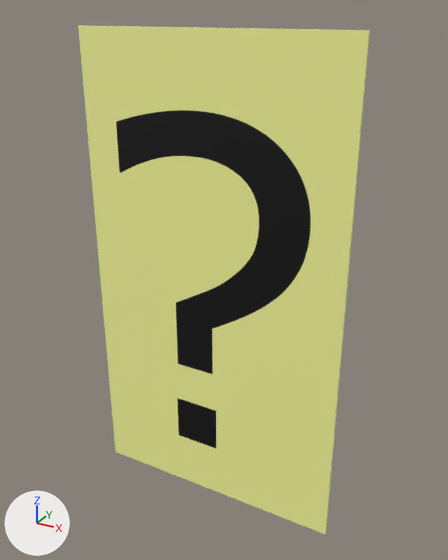
Renders of the FBX model tfg_hectorgarcia_escaperoom/Models/Pista1.fbx from each side of a commit.
Both versions are drawn from a 50 mm lens placed at (0.0919, -0.1577, 0.0849), pointed at (0.003, 0.0039, 0.0041). The lights are fixed; the arrows at lower left show +X, +Y and +Z. The first picture is the older version.
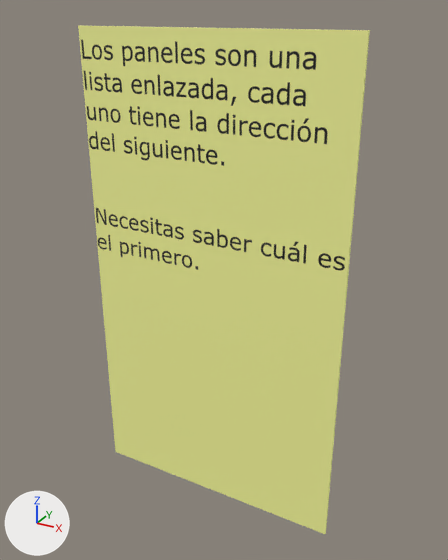
Pixel boxes (x1, y1, x2, y2) of what changed, in the pictures (448 x 560 px):
'Cylinder', surface changed (black to yellow)
    both: (79, 37, 348, 451)

The edits, one by one:
Picture 'PistaListas.png' (img_pistalistas_png) is new.
Material 'Material.003' (mat_material_003) changes its picture from img_imagenpistasinventario_png to img_pistalistas_png.
